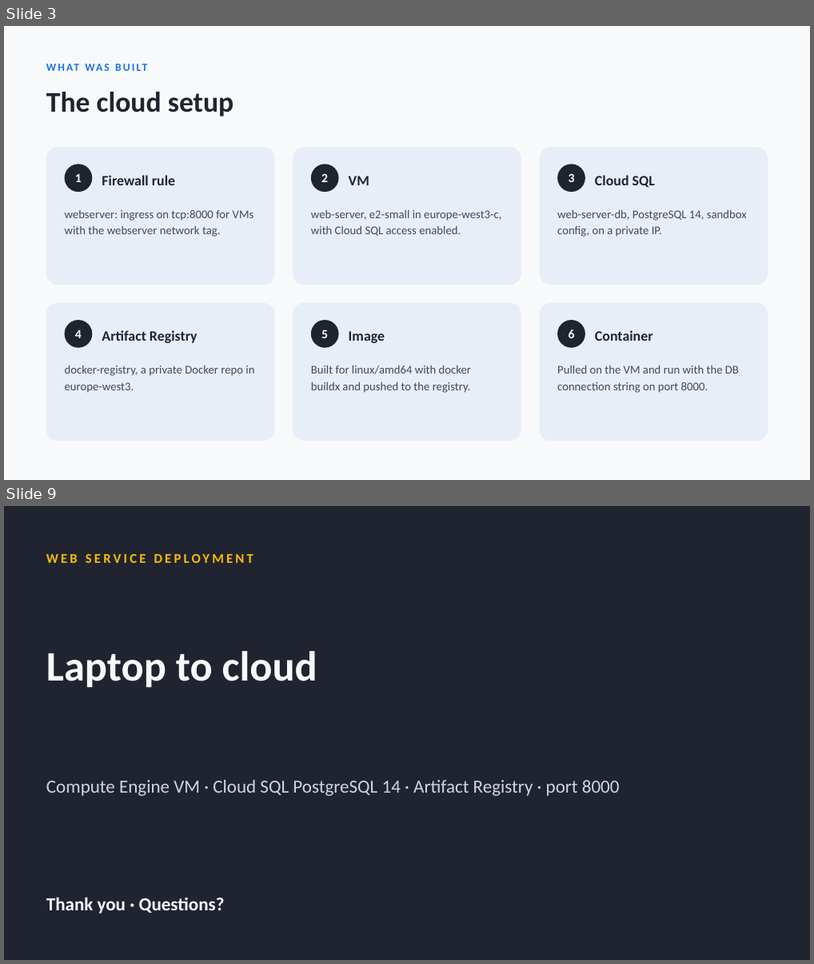
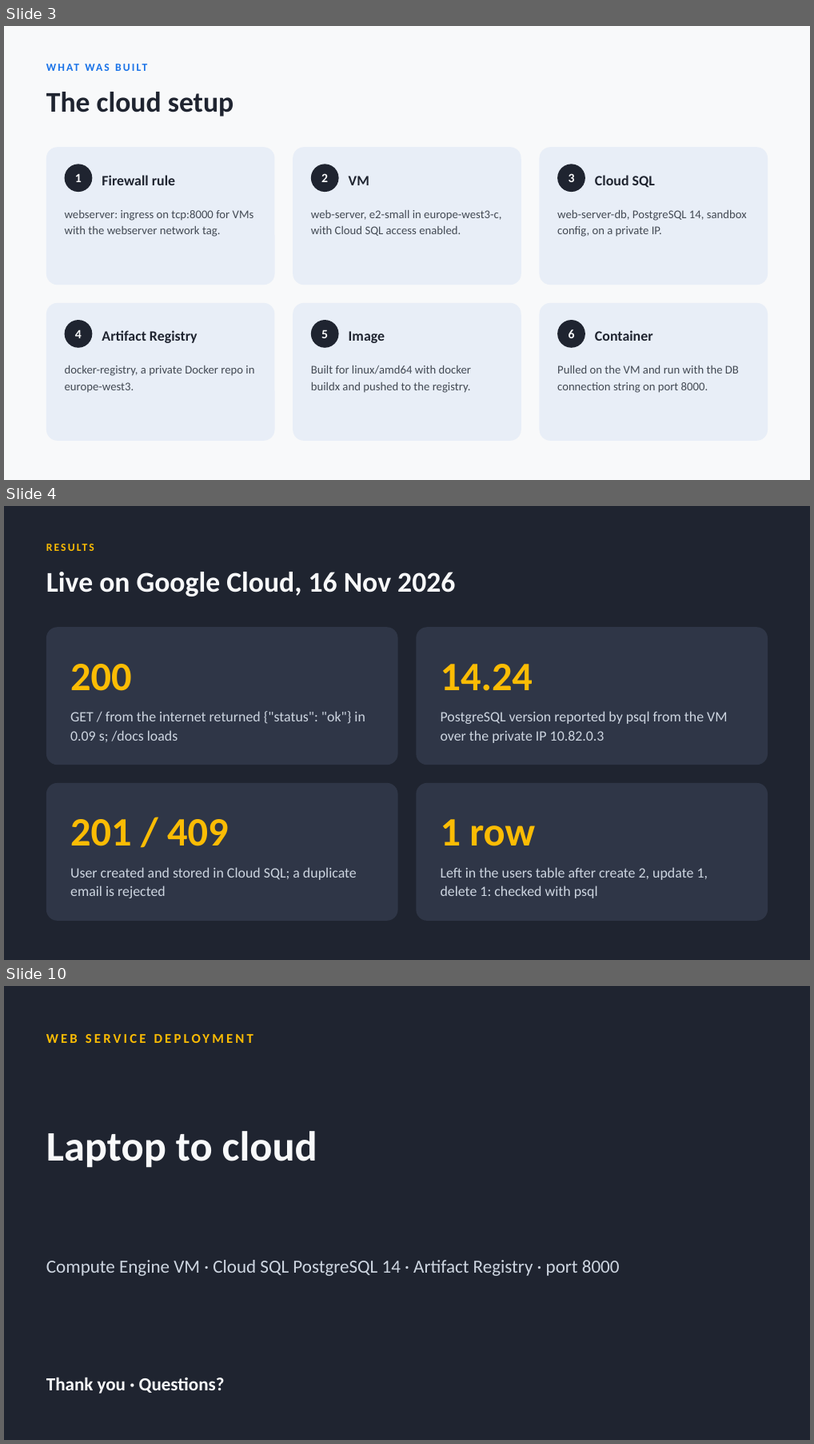
Before and after one commit to jeevan516/Porfolio, a slide deck: public/decks/web-service-deployment.pptx. Shown one above the other, each under a label of ours: slides 3 and 9 before the commit, slides 3, 4 and 10 after it; the slides between them are not shown. The pictures are 814x964 and 814x1444 pixels, drawn with LibreOffice and Linux fonts; fonts in the diff are those of the drawing. Boxes give left, top, right and bottom in pixels: in the first picture for what was removed or moved away, otherwise in the second. Text is boxed around its words. In the diff, an @@ line names an element or a change of style, - is before the commit and + after.

Commit message:
Update web-service-deployment slides (real GCP deployment results)

```diff
--- a/public/decks/web-service-deployment.pptx
+++ b/public/decks/web-service-deployment.pptx
@@ slide 4 added at (4,506,810,960), background #1F2430 @@
@@ text added at (46,540,768,557), 13 pt, text #FBBC04, bold @@
+RESULTS
@@ text added at (46,572,455,596), 34 pt, text #F8F9FA, bold @@
+Live on Google Cloud, 16 Nov 2026
@@ rounded rectangle added at (46,627,398,764), fill #2F3647 @@
@@ rounded rectangle added at (417,627,769,764), fill #2F3647 @@
@@ text added at (70,664,131,691), 48 pt, text #FBBC04, bold @@
+200
@@ text added at (441,664,533,691), 48 pt, text #FBBC04, bold @@
+14.24
@@ text added at (70,711,365,742), 17 pt, text #CDD5E0 @@
+GET / from the internet returned {"status": "ok"} in 0.09 s; /docs loads
@@ text added at (441,711,727,743), 17 pt, text #CDD5E0 @@
+PostgreSQL version reported by psql from the VM over the private IP 10.82.0.3
@@ rounded rectangle added at (46,783,398,920), fill #2F3647 @@
@@ rounded rectangle added at (417,783,769,920), fill #2F3647 @@
@@ text added at (70,819,228,846), 48 pt, text #FBBC04, bold @@
+201 / 409
@@ text added at (441,819,535,846), 48 pt, text #FBBC04, bold @@
+1 row
@@ text added at (70,867,357,898), 17 pt, text #CDD5E0 @@
+User created and stored in Cloud SQL; a duplicate email is rejected
@@ text added at (441,867,709,898), 17 pt, text #CDD5E0 @@
+Left in the users table after create 2, update 1, delete 1: checked with psql
@@ what was slide 9 is now slide 10 @@
```
Also in this commit, not shown: 3 slides changed, 1 other slide added, 1 slide removed.
